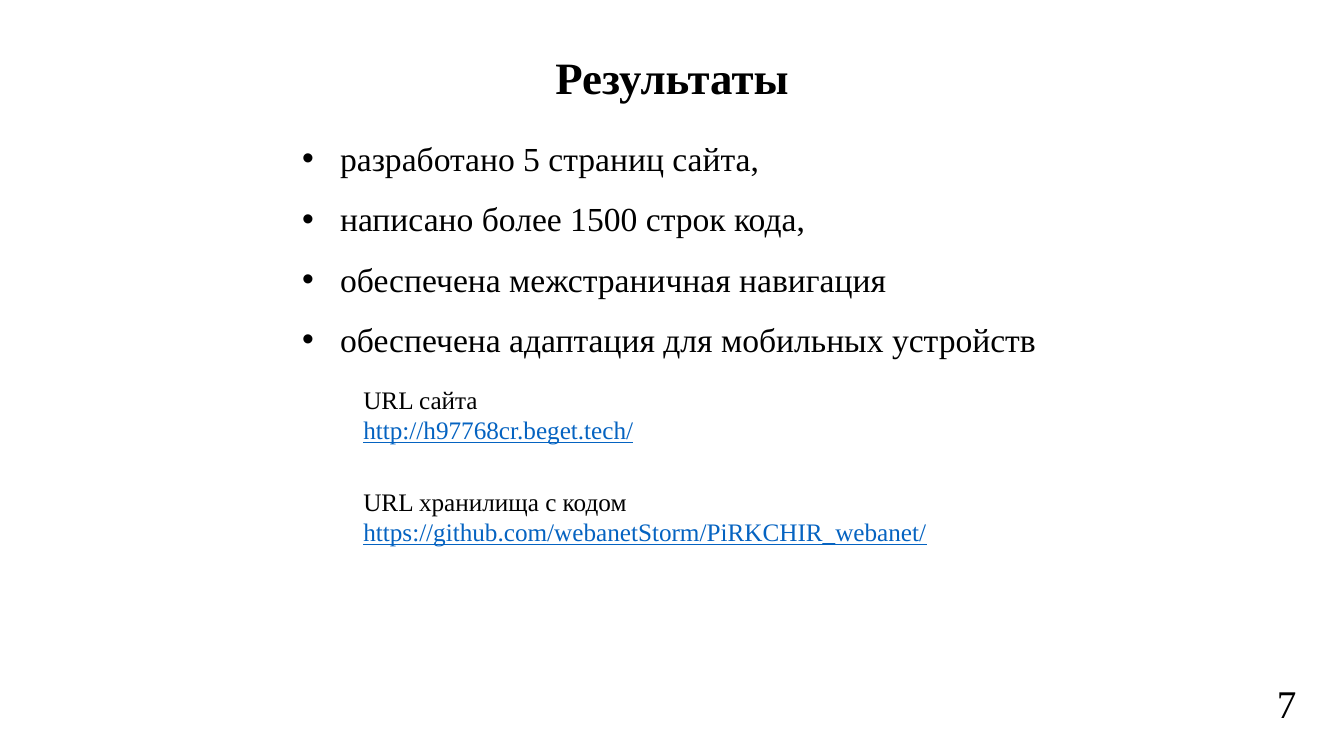
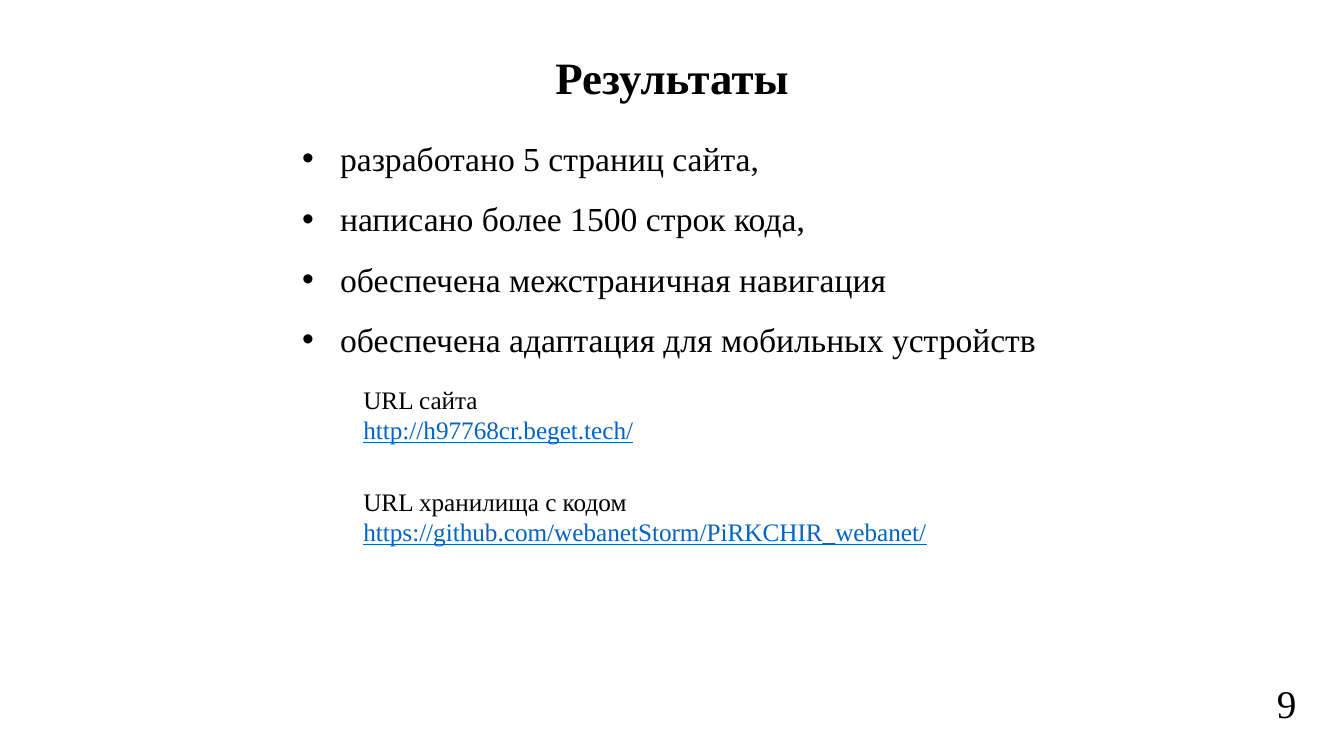
Before and after one commit to webanetStorm/PiRKCHIR_webanet, a slide deck: slide 8 of Курсовая работа/БАК/Яскевич_презентация.pptx (slide 7 before the commit). Drawn at 1344x756 pixels with LibreOffice and Linux fonts; fonts in the diff are those of the drawing. Boxes give left, top, right and bottom in pixels: in the first picture for what was removed or moved away, otherwise in the second. Text is boxed around its words. In the diff, an @@ line names an element or a change of style, - is before the commit and + after.

```diff
--- a/Курсовая работа/БАК/Яскевич_презентация.pptx
+++ b/Курсовая работа/БАК/Яскевич_презентация.pptx
@@ text at (1277, 692, 1297, 719): text changed @@
-7
+9
```
Also in this commit, not shown: 2 other slides changed, 1 slide added, 2 other files.
